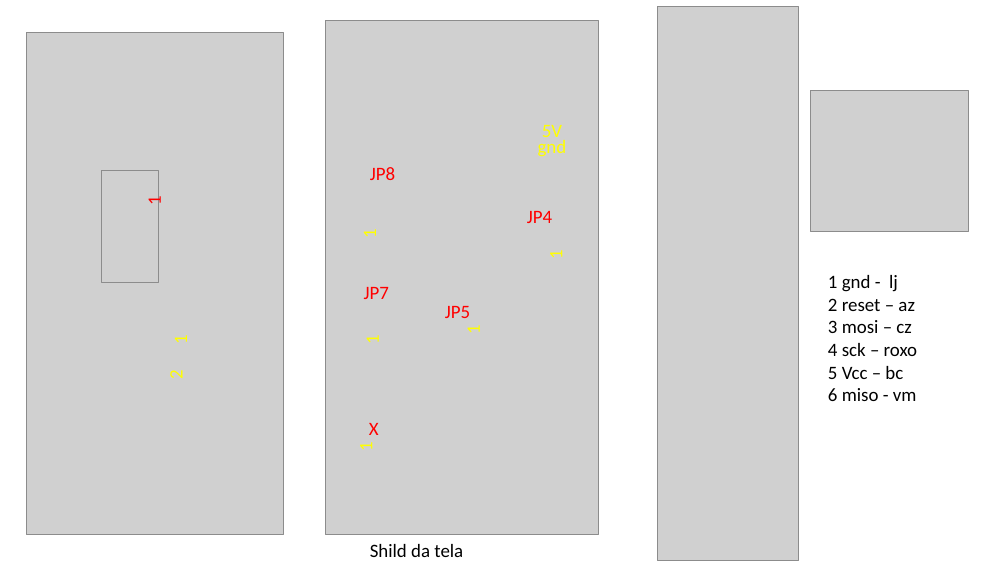
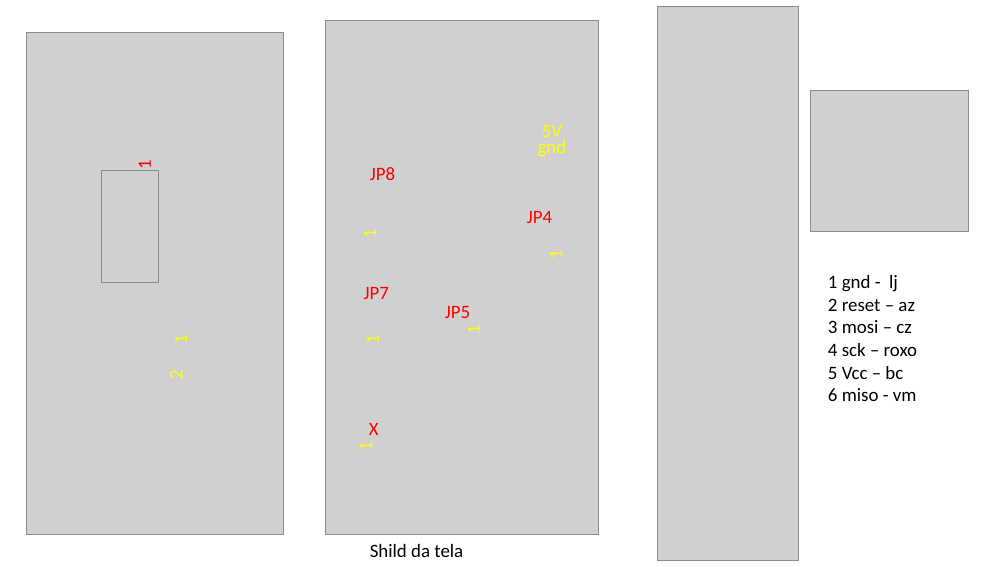
Before and after one commit to murchelon/MarSidFla, a slide deck: slide 4 of Docs/placa de conexao/nova placa.pptx. Drawn at 1008x567 pixels with LibreOffice and Linux fonts; fonts in the diff are those of the drawing; grey boxes stand for pictures. Boxes give left, top, right and bottom in pixels: in the first picture for what was removed or moved away, otherwise in the second. Text is boxed around its words. In the diff, an @@ line names an element or a change of style, - is before the commit and + after.

```diff
--- a/Docs/placa de conexao/nova placa.pptx
+++ b/Docs/placa de conexao/nova placa.pptx
@@ picture at <box>101,171,159,283</box>: rotation 270 to 90 degrees @@
@@ text "1": place and size @@
-text "1" at <box>143,197,166,206</box>
+text "1" at <box>133,161,156,167</box>
```
Also in this commit, not shown: 2 other slides changed, 7 other files.
